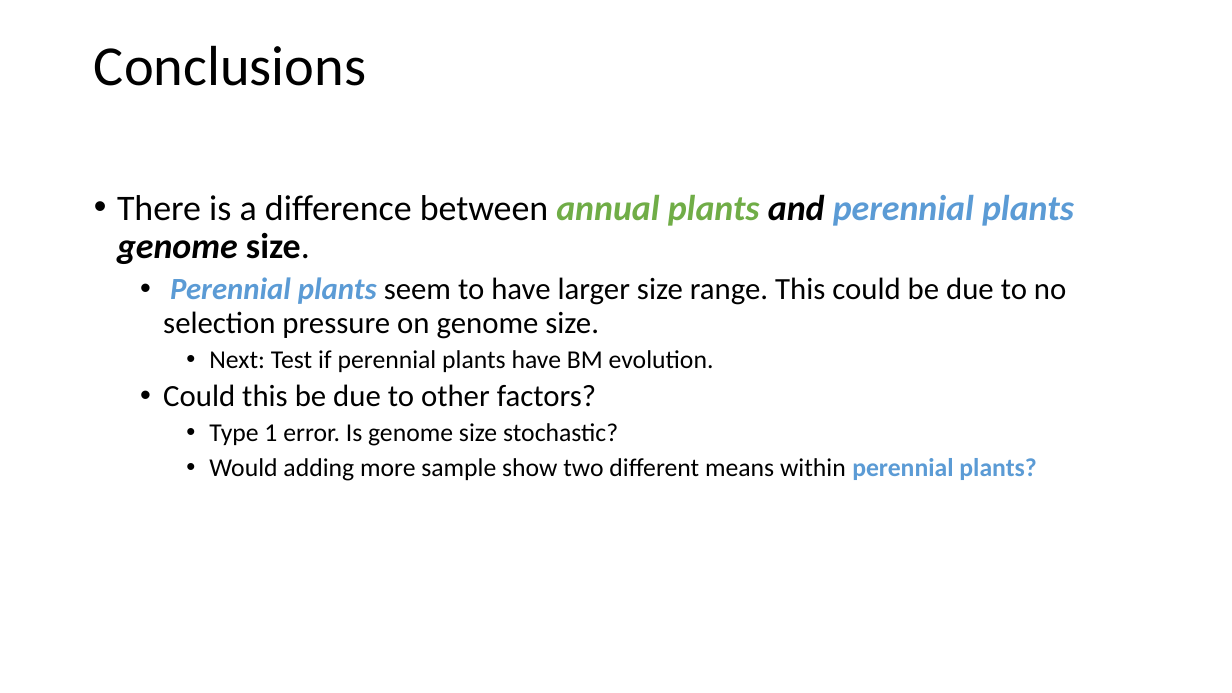
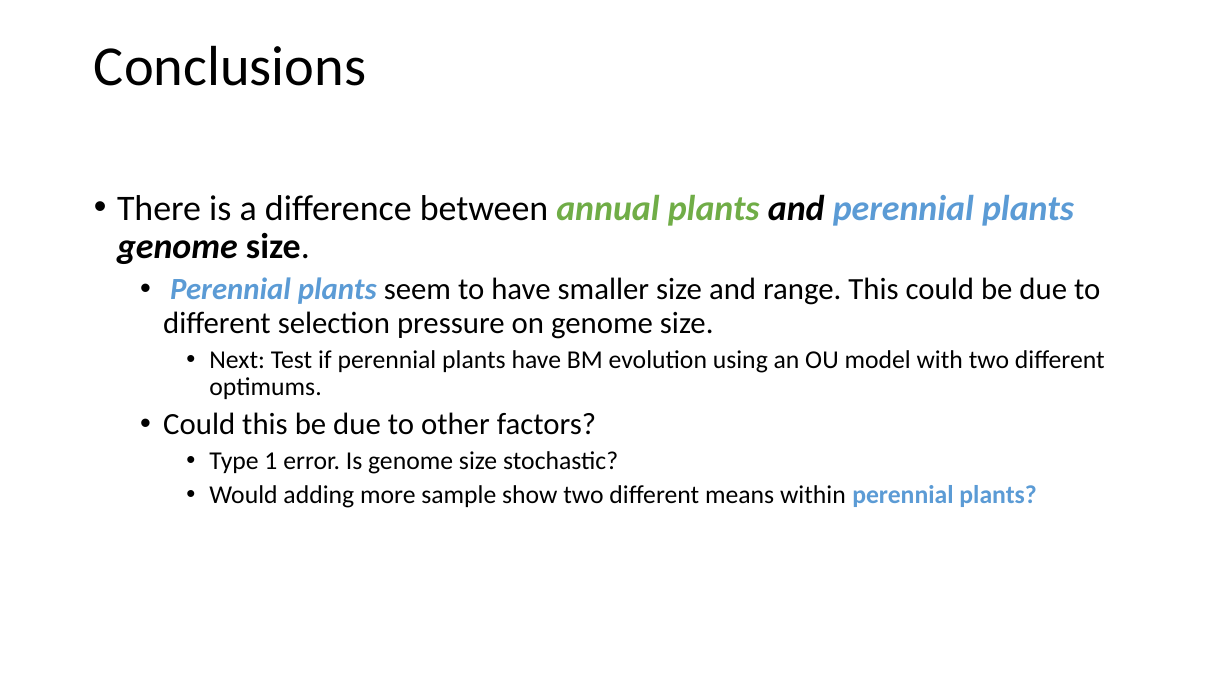
Before and after one commit to chelzpretz/PCM2018, a slide deck: slide 10 of Project/PCMPresentation.pptx (slide 9 before the commit). Drawn at 1232x693 pixels with LibreOffice and Linux fonts; fonts in the diff are those of the drawing. Boxes give left, top, right and bottom in pixels: in the first picture for what was removed or moved away, otherwise in the second. Text is boxed around its words. In the diff, an @@ line names an element or a change of style, - is before the commit and + after.

Commit message:
edit presentation File

```diff
--- a/Project/PCMPresentation.pptx
+++ b/Project/PCMPresentation.pptx
@@ text at (163, 277, 1105, 399): text changed @@
-  • Perennial plants seem to have larger size range. This could be due to no selection pressure on genome size.
-    • Next: Test if perennial plants have BM evolution.
+  • Perennial plants seem to have smaller size and range. This could be due to different selection pressure on genome size.
+    • Next: Test if perennial plants have BM evolution using an OU model with two different optimums.
```
Also in this commit, not shown: 2 other slides changed, 2 slides added, 2 other files.
